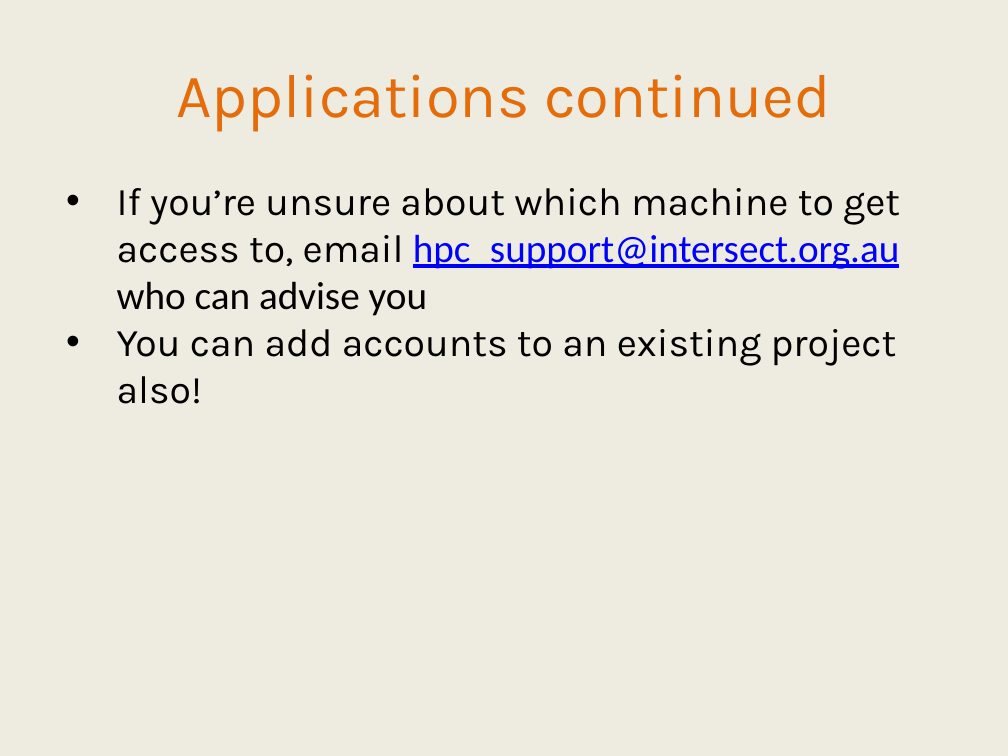
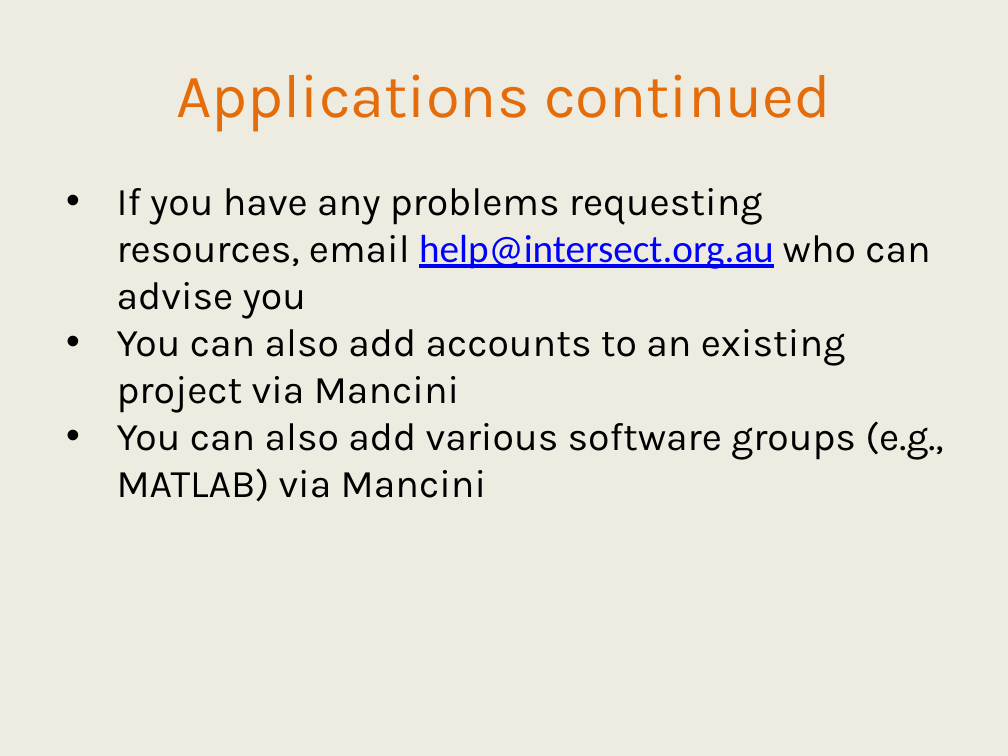
Before and after one commit to IntersectAustralia/TrainingMaterials, a slide deck: slide 39 of hpc1/03 HPC - Slides.pptx (slide 47 before the commit). Drawn at 1008x756 pixels with LibreOffice and Linux fonts; fonts in the diff are those of the drawing. Boxes give left, top, right and bottom in pixels: in the first picture for what was removed or moved away, otherwise in the second. Text is boxed around its words. In the diff, an @@ line names an element or a change of style, - is before the commit and + after.

```diff
--- a/hpc1/03 HPC - Slides.pptx
+++ b/hpc1/03 HPC - Slides.pptx
@@ text at box(117, 188, 943, 502): text changed @@
-• If you’re unsure about which machine to get access to, email hpc_support@intersect.org.au who can advise you
-• You can add accounts to an existing project also!
+• If you have any problems requesting resources, email help@intersect.org.au who can advise you
+• You can also add accounts to an existing project via Mancini
+• You can also add various software groups (e.g., MATLAB) via Mancini
```
Also in this commit, not shown: 19 other slides changed, 2 slides added, 10 slides removed, 5 other files.
